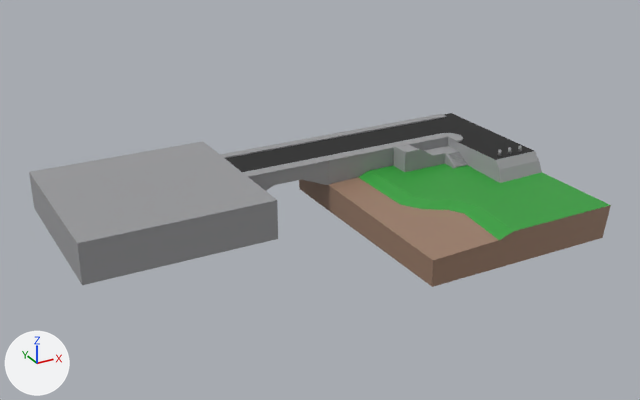
What one commit did to the glTF model assets/models/imported/apocalipse_scenario.glb.
Rendered twice from a 50 mm lens placed at (-691.0, -895.0, 447.0), pointed at (-201.0, -4.0, 1.0). The lights are fixed; the arrows at lower left show +X, +Y and +Z. Vertices at the same position are counted once.
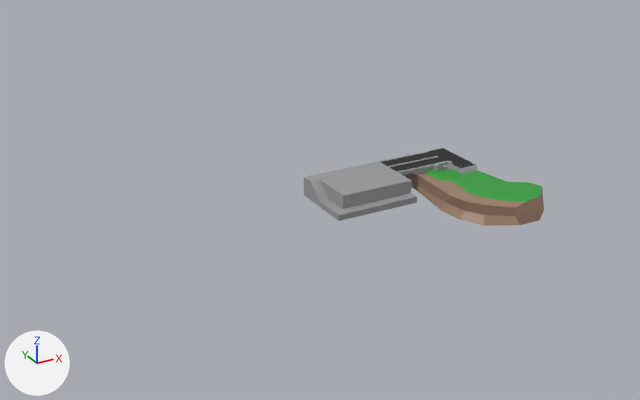
Pixel boxes (x1, y1, x2, y2) of what changed, in the pictures (640 x 400 px; the box of a moved part takes in the faces that stretch with it):
'Cube.001', reshaped, rescaled (59% narrower, 55% shorter)
    before: (29, 113, 611, 287)
    after: (304, 148, 544, 226)
part 1 of me_cube_009, moved or reshaped
    before: (220, 114, 447, 158)
    after: (388, 156, 439, 167)
part 2 of me_cube_009, added
    after: (379, 151, 429, 162)
part 3 of me_cube_009, added
    after: (304, 162, 417, 221)
part 4 of me_cube_009, deleted
    before: (29, 141, 278, 285)
part 5 of me_cube_009, built on
    before: (225, 113, 611, 287)
    after: (381, 148, 544, 226)

Diff of the bpy script that builds the scene:
```diff
--- a/assets/models/imported/apocalipse_scenario.glb.py
+++ b/assets/models/imported/apocalipse_scenario.glb.py
@@ me_cube_009 @@
 # used by ob_cube_001; location = (0.0, 0.0, 0.0)
-me_cube_009.from_pydata(...)  # 252 vertices, 356 faces; spans x -511.0..100.0, y -196.0..191.0, z -41.0..37.0
+me_cube_009.from_pydata(...)  # 330 vertices, 506 faces; spans x -721.0..272.0, y -539.0..320.0, z -99.0..37.0
+# me_cube_009 part 1: the loose piece of 8 vertices spanning x -278.0..82.0, y 120.0..133.0, z 29.0..31.0 is scaled about its middle by (0.86, 1, 1), then moved by (-25.0, 12.0, 0.0)
+# me_cube_009 part 2: the loose piece of 8 vertices spanning x -278.0..82.0, y 120.0..133.0, z 29.0..31.0 is copied, and the copy is scaled about its middle by (0.86, 1, 1), then moved by (-25.0, 96.0, 0.0); it spans x -278.0..32.0, y 216.0..229.0, z 29.0..31.0
+# me_cube_009 part 3: a new loose piece of 25 vertices spanning x -721.0..-277.0, y -122.0..228.0, z -71.0..29.0, in mat_concrete (grey #999a9c)
+# me_cube_009 part 4: the loose piece of 8 vertices spanning x -511.0..-277.0, y -39.0..191.0, z -19.0..31.0 is deleted
+# me_cube_009 part 5
+# 25 vertices are removed from x -164.0..100.0, y -196.0..133.0, z -41.0..37.0
+# 66 faces are deleted
+# 6 vertices in x -278.0..-200.0, y 131.0, z -4.0..29.0 move by (0.0, 97.0, 0.0)
+# 6 vertices move from x -73.0..100.0, y -195.0..45.0, z -41.0..29.0 to x -81.0..140.0, y -263.0..45.0, z -69.0..29.0
+# 66 vertices are added at x -199.0..272.0, y -539.0..320.0, z -99.0..37.0
+# 90 new faces join them, mat_material (picture img_apocalipse_scenario)
+# 32 new faces join them, mat_concrete (grey #999a9c)
+# 6 new faces join them, mat_asphalt (black #242424)
+# 24 new faces join them, mat_grass (green #329e3b)
 me_cube_009.materials.append(mat_material)
@@ ob_cube_001 @@
 ob_cube_001.location = (0.0, 0.0, 0.0)
+ob_cube_001.scale = (0.263, 0.263, 0.263)
```
